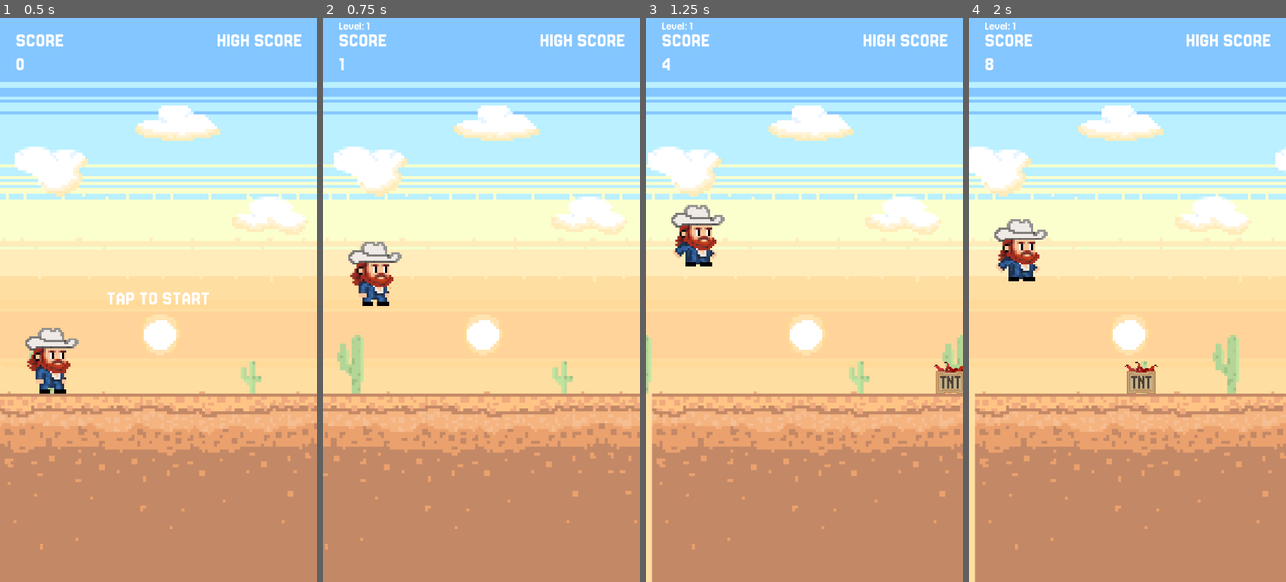
Above: before the commit, frames 1-4 (left to right).
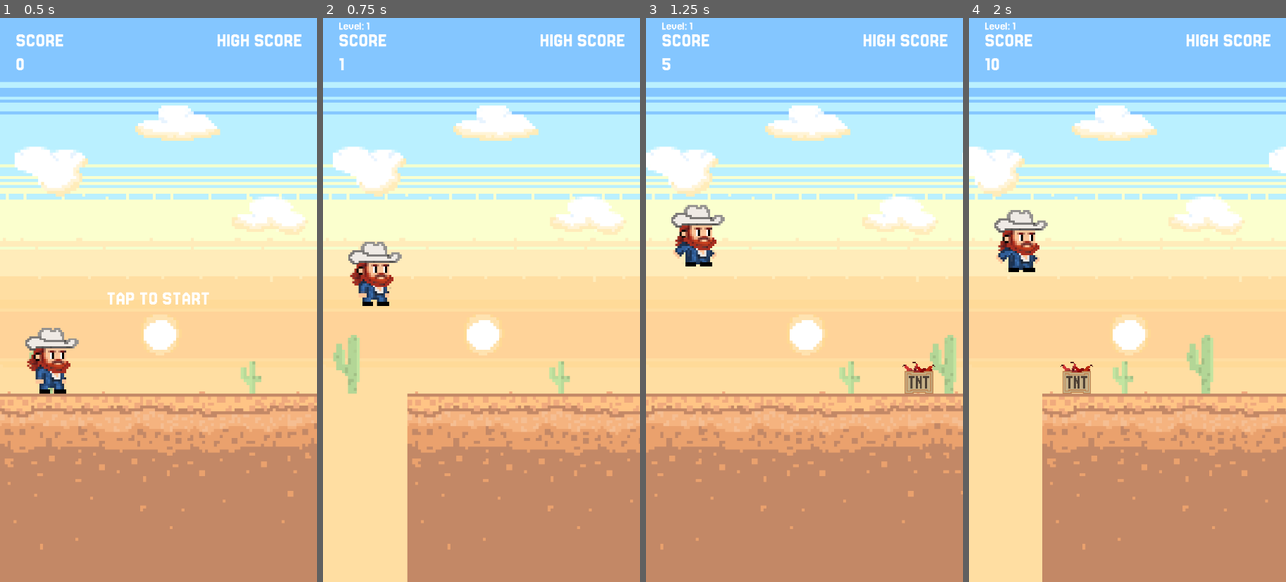
Above: after the commit, the same moments.

Repository: rgomezp/cowboy-game
Game: Godot game, scene res://scenes/main.tscn
Same seed, same stepped clock (60 frames per second), same inputs: the game is played once before the commit and once after it.
Inputs:
- Up to frame 1 (0.5 s): no input
- Up to frame 2 (0.75 s): tap Enter (ui_accept) at 0.5 s
- Up to frame 3 (1.25 s): tap Enter (ui_accept) at 0.77 s
- Up to frame 4 (2 s): tap Enter (ui_accept) at 1.52 s

Frame 1 is identical in both runs. In frame 2, 12% of the frame differs, in the area x 0-100%, y 15-100%; in frame 3, 6.4%; in frame 4, 15%, in the area x 0-100%, y 7-100%.

Commit message:
Adjust difficulty thresholds, speeds, and HUD script resource
- Lower level thresholds to 10k/20k and raise level speeds to 12.5/15/20
- Update HUD script ext_resource UID reference

Diff:
--- a/scenes/main.gd
+++ b/scenes/main.gd
@@ -285,7 +285,7 @@
 		# Calculate speed based on difficulty level
 		# Level 1: speed 10, Level 2: speed 15, Level 3: speed 20
 		if current_difficulty_level == 1:
-			speed = 10.0
+			speed = 12.5
 		elif current_difficulty_level == 2:
 			speed = 15.0
 		else:  # Level 3
Not shown: 1 places in scenes/HUD.tscn that only renumber resources
